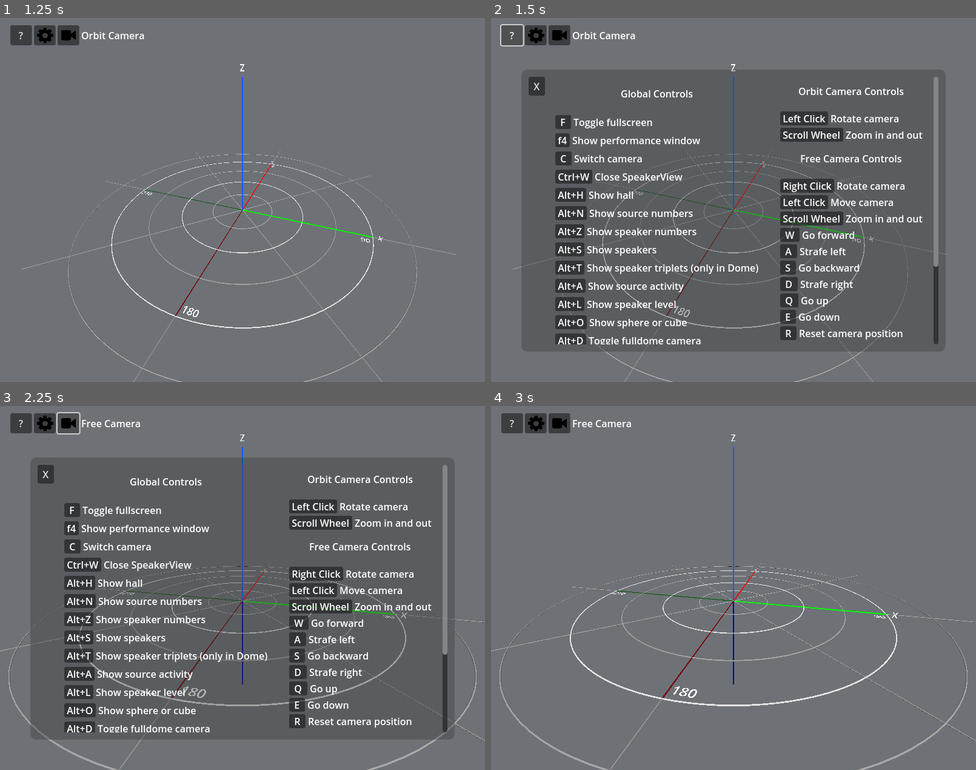
Above: before the commit, frames 1-4 (two rows, left to right).
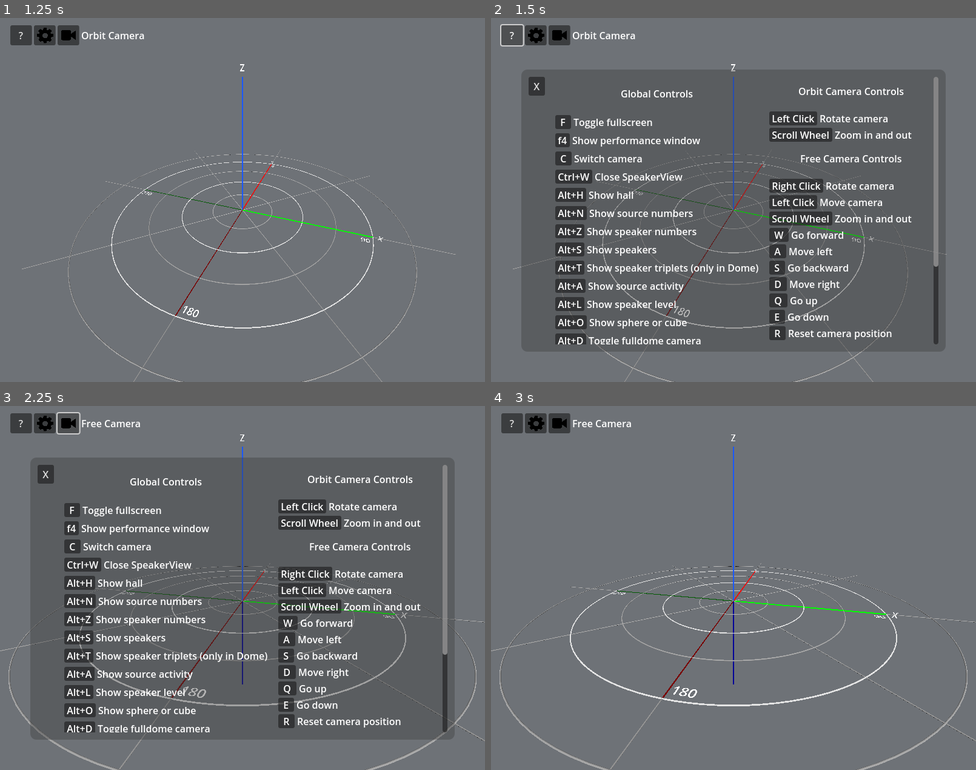
Above: after the commit, the same moments.

Repository: GRIS-UdeM/SpeakerView
Game: Godot game, scene res://scenes/speakerview.tscn
Two runs of this game, one before a commit and one after it. Both use one fixed random seed, a clock stepped at 60 frames per second and the inputs below.
Inputs (mouse positions are in pixels of both pictures, inside the frame that each line leads up to):
- Up to frame 1 (1.25 s): click "Ok !" at 0.5 s
- Up to frame 2 (1.5 s): click "?" at 1.25 s
- Up to frame 3 (2.25 s): click (67, 424) at 2 s
- Up to frame 4 (3 s): click "X" at 2.75 s

Frame 1 is identical in both runs. In frame 2, 4.3% of the frame differs, in the area x 57-89%, y 25-89%; in frame 3, 4.3%; in frame 4, nothing differs.

Commit message:
Various help panel improvements (#37)
* automatically translates Ctrl and Alt to the corresponding macOS symbols + comment on potential Ctrl->Cmd substitution pitfall

* Terminology changes for fulldome rotation and lateral movement with the free camera

Diff:
--- a/keybinding.gd
+++ b/keybinding.gd
@@ -1,9 +1,25 @@
 @tool
 extends HBoxContainer
+
+## Replaces Ctrl and Alt with macos-specific symbols
+## This will need to change if we add a keybinding that specifically
+## uses Control instead of Cmd on MacOS
+func macos_keybinding_substitutions(text):
+	return text.replace("Ctrl", "⌘").replace("Alt", "⌥")
+
+## This is the text variable that you can change in the editor. Use Windows/Linux
+## Conventions (Ctrl, Alt, ...) and they will be translated to macOS translation
+## in the displayed_keybinding_text variable.
 @export var keybinding_text: String = "":
 	set(text):
 		keybinding_text = text
+		if OS.get_name() == "macOS":
+			displayed_keybinding_text = macos_keybinding_substitutions(text)
+		else:
+			displayed_keybinding_text = text
 		update_label()
+
+var displayed_keybinding_text
 
 @export var help_text: String = "":
 	set(text):
@@ -16,7 +32,7 @@
 
 func update_label() -> void:
 	if get_node_or_null("keymargin/keytext"):
-		$keymargin/keytext.text = " " +keybinding_text + " "
+		$keymargin/keytext.text = " " + displayed_keybinding_text + " "
 	if get_node_or_null("Label"):
 		$Label.text = help_text
 
--- a/scenes/speakerview.tscn
+++ b/scenes/speakerview.tscn
@@ -378,7 +378,7 @@
 keybinding_text = " C "
 help_text = "Switch camera"
 
-[node name="KeybindingHelp4" parent="HelpPanel/Panel/MarginContainer/ScrollContainer/HBoxContainer/GlobalControls" instance=ExtResource("4_b1xjj")]
+[node name="CloseSpeakerViewKeyBinging" parent="HelpPanel/Panel/MarginContainer/ScrollContainer/HBoxContainer/GlobalControls" instance=ExtResource("4_b1xjj")]
 layout_mode = 2
 keybinding_text = "Ctrl+W"
 help_text = "Close SpeakerView"
@@ -489,7 +489,7 @@
 [node name="KeybindingHelp4" parent="HelpPanel/Panel/MarginContainer/ScrollContainer/HBoxContainer/CameraControls" instance=ExtResource("4_b1xjj")]
 layout_mode = 2
 keybinding_text = " A "
-help_text = "Strafe left"
+help_text = "Move left"
 
 [node name="KeybindingHelp5" parent="HelpPanel/Panel/MarginContainer/ScrollContainer/HBoxContainer/CameraControls" instance=ExtResource("4_b1xjj")]
 layout_mode = 2
@@ -499,7 +499,7 @@
 [node name="KeybindingHelp6" parent="HelpPanel/Panel/MarginContainer/ScrollContainer/HBoxContainer/CameraControls" instance=ExtResource("4_b1xjj")]
 layout_mode = 2
 keybinding_text = " D "
-help_text = "Strafe right"
+help_text = "Move right"
 
 [node name="KeybindingHelp7" parent="HelpPanel/Panel/MarginContainer/ScrollContainer/HBoxContainer/CameraControls" instance=ExtResource("4_b1xjj")]
 layout_mode = 2
@@ -529,12 +529,12 @@
 [node name="KeybindingHelp13" parent="HelpPanel/Panel/MarginContainer/ScrollContainer/HBoxContainer/CameraControls" instance=ExtResource("4_b1xjj")]
 layout_mode = 2
 keybinding_text = " A "
-help_text = "Rotate clockwise"
+help_text = "Rotate scene counterclockwise"
 
 [node name="KeybindingHelp14" parent="HelpPanel/Panel/MarginContainer/ScrollContainer/HBoxContainer/CameraControls" instance=ExtResource("4_b1xjj")]
 layout_mode = 2
 keybinding_text = " D "
-help_text = "Rotate anti-clockwise"
+help_text = "Rotate scene clockwise"
 
 [node name="KeybindingHelp15" parent="HelpPanel/Panel/MarginContainer/ScrollContainer/HBoxContainer/CameraControls" instance=ExtResource("4_b1xjj")]
 layout_mode = 2
